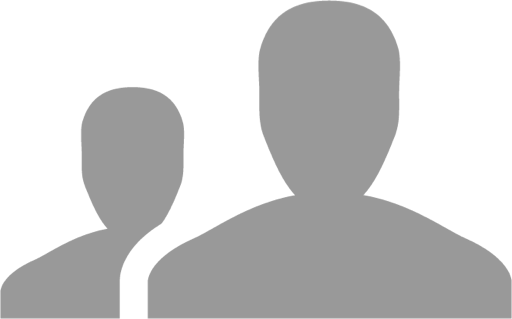
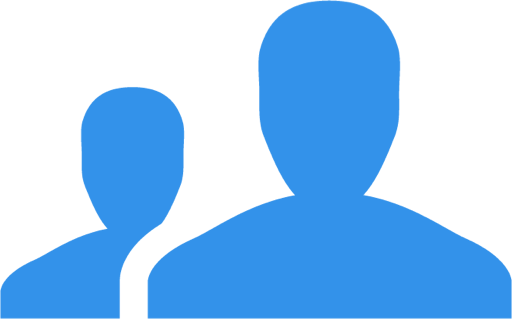
Layer changes from the first w=512, h=319 image to the second:
added layer "Layer 0 copy" above "Layer 0" over (x1=0, y1=0, x2=512, y2=319)
hid "Layer 0" over (x1=0, y1=0, x2=512, y2=319)
